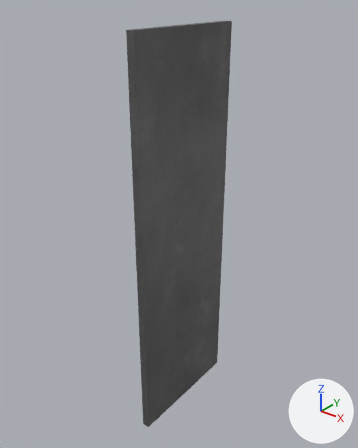
An edit to the FBX model PennVR_2025/Assets/STUDENT_Imports/Building 03/20251014_Building03_top unit_door2.fbx, drawn before and after from the same camera.
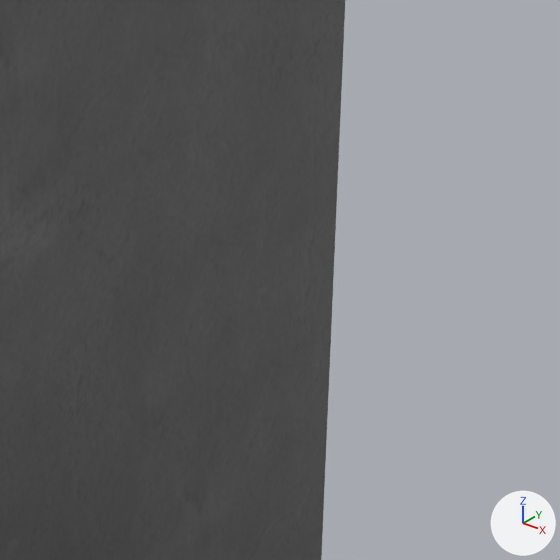
Old and new are each drawn whole from a 50 mm lens placed at (16.255, 1.8, 14.381), pointed at (14.836, 3.574, 13.282) and again close up on the part from 49% to 71% of the width and 48% to 65% of the height. Lighting does not change. The marker at lower right points along +X, +Y and +Z. The older version's two pictures come first. Where no turn or scale is listed for an object, it has been applied to the vertices.
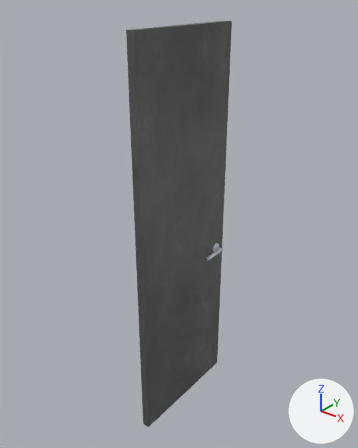
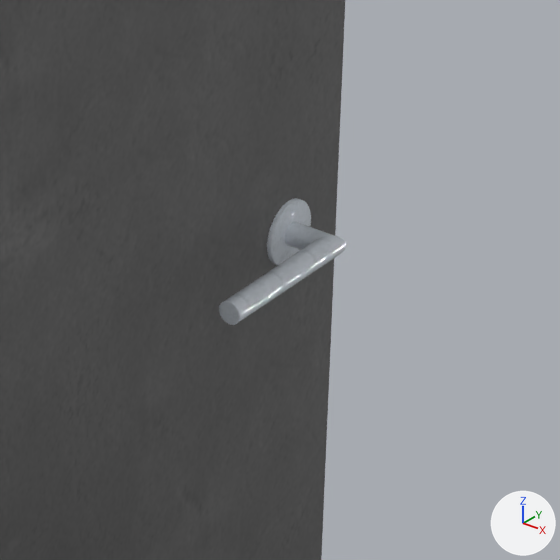
Pixel boxes (x1, y1, x2, y2) of what changed, in the close-ups (560 x 560 px):
'DoorHandle3', added
    after: (219, 198, 346, 325)

The change, as a list of edits to the scene's bpy script:
```text
Add img_doorhandle3albedo_png:
    img_doorhandle3albedo_png = load_image('DoorHandle3Albedo.png', 'Materials/DoorHandle3Albedo.png', 4096, 4096, 'sRGB')
Add mat_doorhandle3__1:
    mat_doorhandle3__1 = principled_material('DoorHandle3 (1)')
    mat_doorhandle3__1.texture = img_doorhandle3albedo_png
    mat_doorhandle3__1.roughness = 0.0
Add me_doorhandle3:
    me_doorhandle3.from_pydata(...)  # 385 vertices, 383 faces; spans x 14.896..14.943, y 3.697..3.851, z 13.032..13.085
    me_doorhandle3.materials.append(mat_doorhandle3__1)  # picture img_doorhandle3albedo_png
Add ob_doorhandle3:
    ob_doorhandle3 = bpy.data.objects.new('DoorHandle3', me_doorhandle3)
    ob_doorhandle3.location = (0.0, 0.0, 0.0)
```
